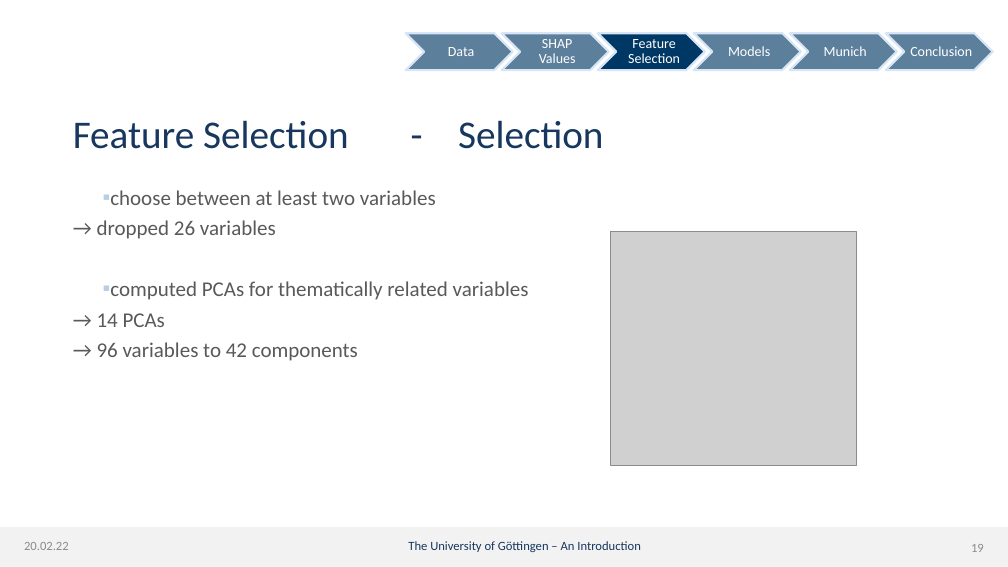
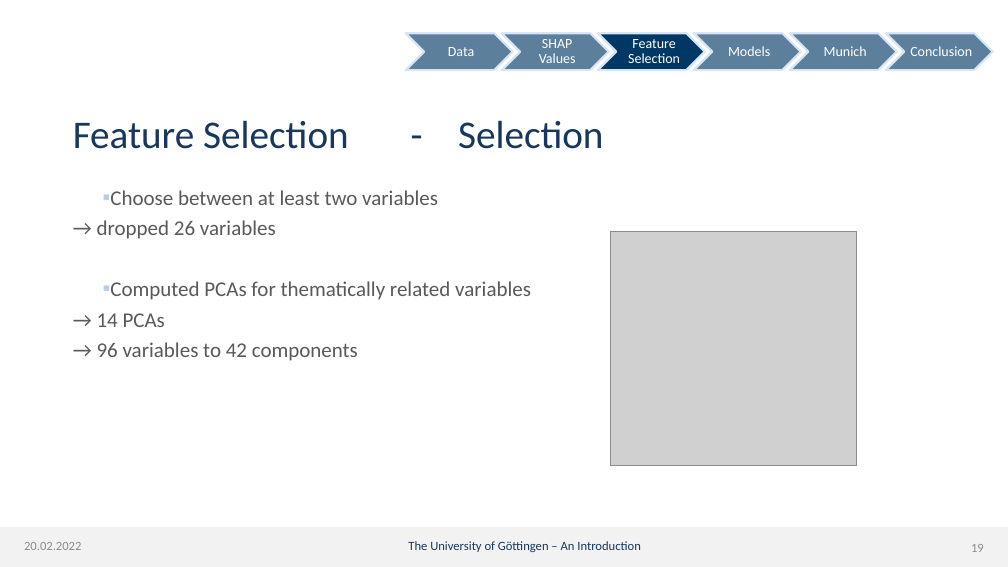
Before and after one commit to dmnk1308/DubAir, a slide deck: slide 19 of Präsi.pptx. Drawn at 1008x567 pixels with LibreOffice and Linux fonts; fonts in the diff are those of the drawing; grey boxes stand for pictures; background and template pictures are left out. Boxes give left, top, right and bottom in pixels: in the first picture for what was removed or moved away, otherwise in the second. Text is boxed around its words. In the diff, an @@ line names an element or a change of style, - is before the commit and + after.

```diff
--- a/Präsi.pptx
+++ b/Präsi.pptx
@@ text at (110, 190, 438, 205): text changed @@
-▪ choose between at least two variables
+▪ Choose between at least two variables
@@ text at (110, 281, 531, 300): text changed @@
-▪ computed PCAs for thematically related variables
+▪ Computed PCAs for thematically related variables
@@ text at (24, 542, 81, 550): text changed @@
-20.02.22
+20.02.2022
```
Also in this commit, not shown: 32 other slides changed.
